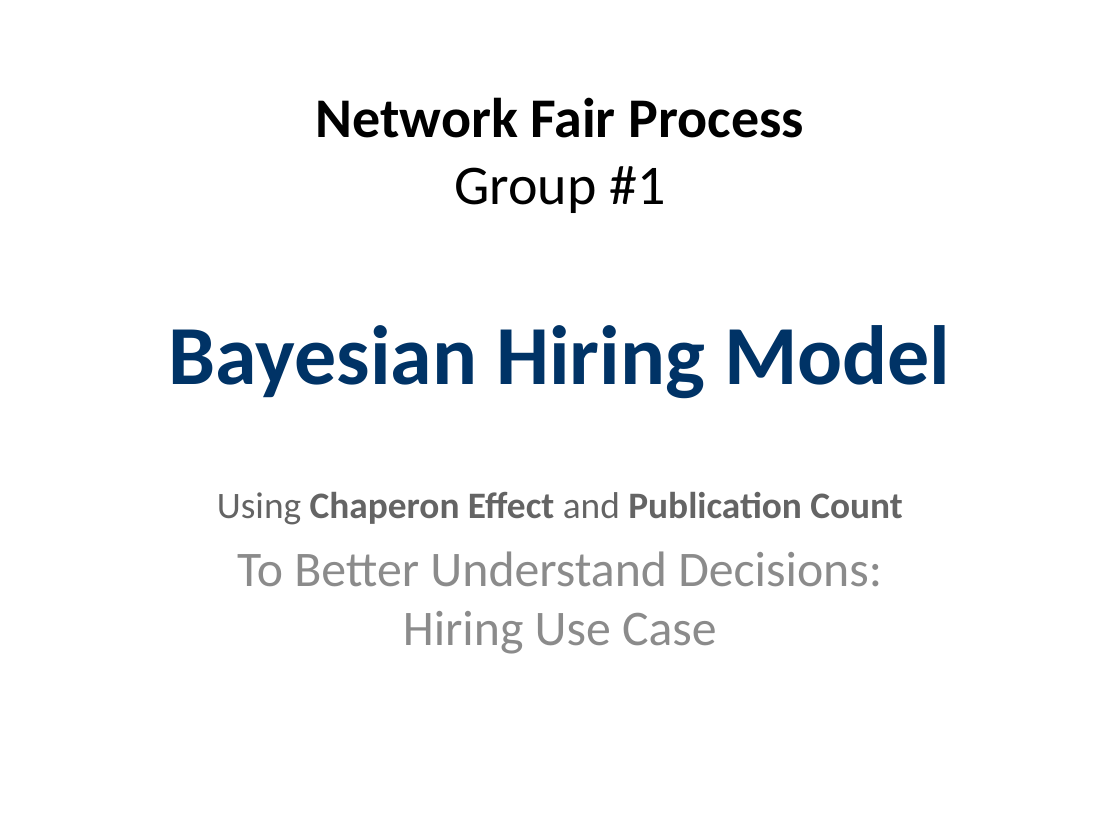
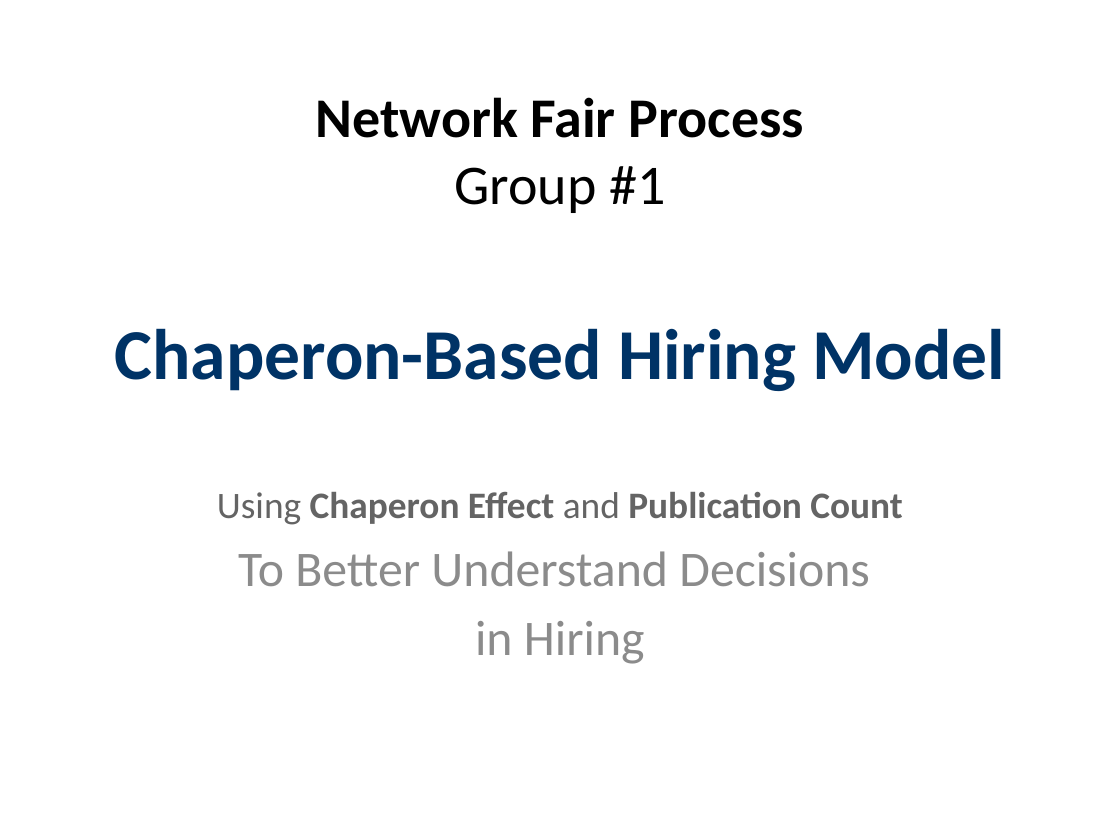
Before and after one commit to lisette-espin/NetworkEffectsGameTheory, a slide deck: slide 1 of pptx/Chaperon_Based_Hiring_Model.pptx. Drawn at 1120x840 pixels with LibreOffice and Linux fonts; fonts in the diff are those of the drawing. Boxes give left, top, right and bottom in pixels: in the first picture for what was removed or moved away, otherwise in the second. Text is boxed around its words. In the diff, an @@ line names an element or a change of style, - is before the commit and + after.

Commit message:
updating slides (Bayes and interpretation of heatmap

```diff
--- a/pptx/Chaperon_Based_Hiring_Model.pptx
+++ b/pptx/Chaperon_Based_Hiring_Model.pptx
@@ title at box(115, 328, 1005, 391): text changed; size 54 to 46 pt @@
-Bayesian Hiring Model
+Chaperon-Based Hiring Model
@@ subtitle at box(238, 551, 870, 664): text changed @@
-To Better Understand Decisions: Hiring Use Case
+To Better Understand Decisions
+in Hiring
```
Also in this commit, not shown: 2 other slides changed, 1 slide added, 1 other file.
